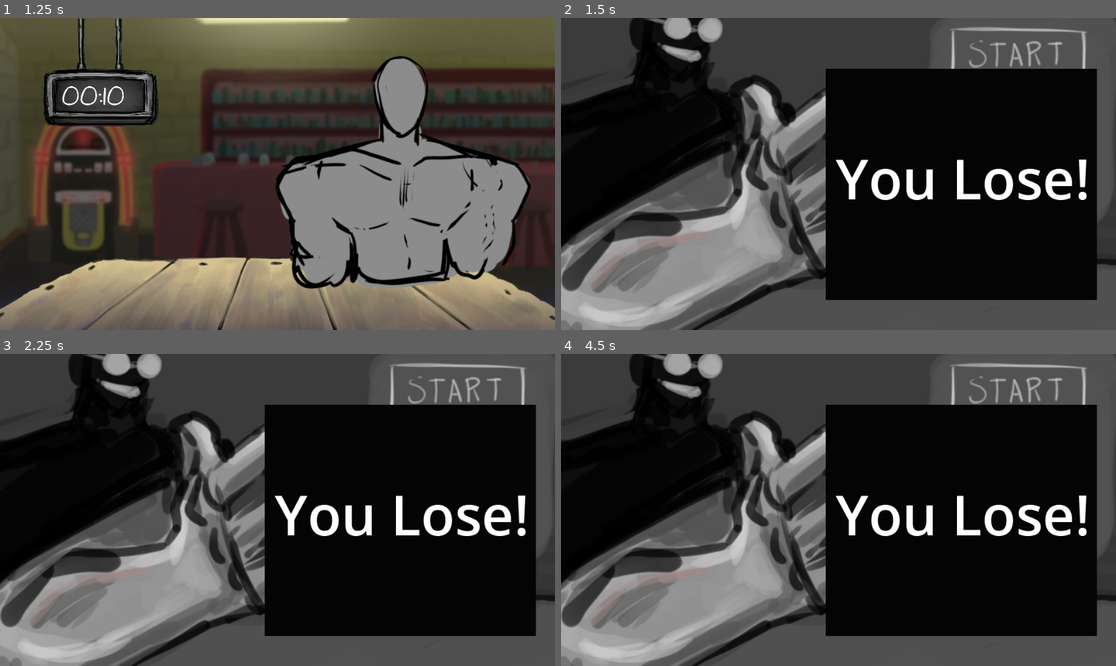
Above: before the commit, frames 1-4 (two rows, left to right).
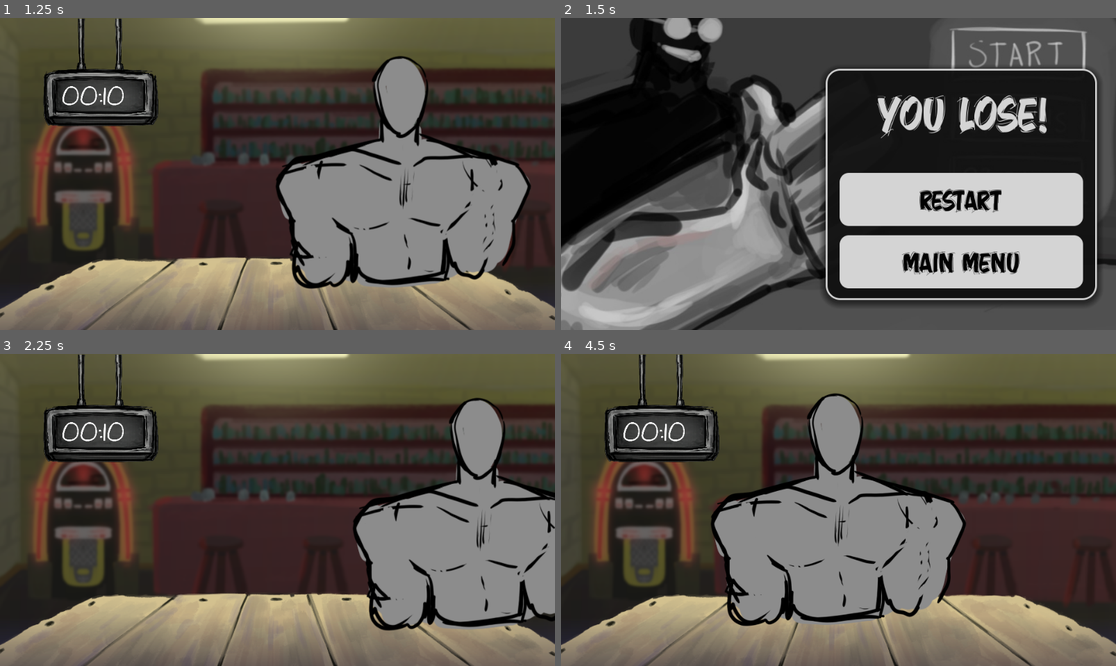
Above: after the commit, the same moments.

Repository: GinoNovello/ImachineWinning
Game: Godot game, scene res://Scenes/MainMenu/MainMenu.tscn
The game is run twice, just before and just after one commit, with the same random seed, the same clock (stepped at 60 frames per second) and the same inputs.
Inputs (mouse positions are in pixels of both pictures, inside the frame that each line leads up to):
- Up to frame 1 (1.25 s): click "New Game" at 0.5 s
- Up to frame 2 (1.5 s): tap Enter (ui_accept) at 1.25 s; hold Right (ui_right) from 1.28 s (still down); hold Space from 1.28 s (still down)
- Up to frame 3 (2.25 s): tap Enter (ui_accept) at 1.52 s; release Right (ui_right) at 2 s; release Space at 2 s; click (399, 534) at 2 s, where only the run after the commit has a clickable "Restart"
- Up to frame 4 (4.5 s): hold Down (ui_down) 2.78-3.53 s; tap Space at 2.85, 4.35 s; tap Enter (ui_accept) at 3.02, 3.5, 4.25 s; hold Right (ui_right) 3.53-4.28 s; hold Space 3.53-4.28 s; hold Up (ui_up) from 4.28 s (still down)

Frame 1 is identical in both runs. In frame 2, 20% of the frame differs, in the area x 46-98%, y 15-92%; in frame 3, 87%, in the area x 0-100%, y 0-100%; in frame 4, 87%.

Commit message:
feat: restart menu

Diff:
--- /dev/null
+++ b/Scenes/results/lose_scene.gd
@@ -0,0 +1,7 @@
+extends Node2D
+
+func _on_restart_pressed() -> void:
+	GameManager.start_new_game()
+
+func _on_main_menu_pressed() -> void:
+	GameManager.go_to_main_menu()
--- a/Scenes/results/lose_scene.tscn
+++ b/Scenes/results/lose_scene.tscn
@@ -1,25 +1,104 @@
 [gd_scene format=3 uid="uid://bnj8k7w0nj701"]
 
 [ext_resource type="Texture2D" uid="uid://drwf6f6l4smcc" path="res://Images/Menu.jpeg" id="1_kcm7k"]
+[ext_resource type="Script" uid="uid://cets3mv1hrjug" path="res://Scenes/results/lose_scene.gd" id="2_lose"]
+[ext_resource type="FontFile" uid="uid://b1yhde38f0p65" path="res://Fonts/Jember Sketch.ttf" id="3_font"]
+
+[sub_resource type="StyleBoxFlat" id="StyleBoxFlat_panel"]
+bg_color = Color(0.07, 0.07, 0.07, 0.92)
+border_width_left = 3
+border_width_top = 3
+border_width_right = 3
+border_width_bottom = 3
+border_color = Color(0.83033526, 0.83033514, 0.83033514, 1)
+corner_radius_top_left = 24
+corner_radius_top_right = 24
+corner_radius_bottom_right = 24
+corner_radius_bottom_left = 24
+corner_detail = 16
+shadow_color = Color(0, 0, 0, 0.5)
+shadow_size = 12
+shadow_offset = Vector2(0, 4)
+
+[sub_resource type="StyleBoxFlat" id="StyleBoxFlat_normal"]
+bg_color = Color(0.83033526, 0.83033514, 0.83033514, 1)
+corner_radius_top_left = 16
+corner_radius_top_right = 16
+corner_radius_bottom_right = 16
+corner_radius_bottom_left = 16
+corner_detail = 16
+
+[sub_resource type="StyleBoxFlat" id="StyleBoxFlat_pressed"]
+bg_color = Color(4.5724212e-07, 0.19441411, 0.1978297, 1)
+corner_radius_top_left = 16
+corner_radius_top_right = 16
+corner_radius_bottom_right = 16
+corner_radius_bottom_left = 16
+corner_detail = 16
+
+[sub_resource type="StyleBoxFlat" id="StyleBoxFlat_hover"]
+bg_color = Color(1.4439226e-07, 0.33335435, 0.33814734, 1)
+corner_radius_top_left = 16
+corner_radius_top_right = 16
+corner_radius_bottom_right = 16
+corner_radius_bottom_left = 16
+corner_detail = 16
 
 [node name="LoseScene" type="Node2D" unique_id=1929948916]
+script = ExtResource("2_lose")
 
 [node name="Sprite2D" type="Sprite2D" parent="." unique_id=1732400748]
 position = Vector2(466.25, 270)
 texture = ExtResource("1_kcm7k")
 
-[node name="ColorRect" type="ColorRect" parent="." unique_id=527169767]
+[node name="Panel" type="Panel" parent="." unique_id=527169767]
 offset_left = 458.0
 offset_top = 88.0
 offset_right = 927.0
 offset_bottom = 488.0
-color = Color(0.015686275, 0.015686275, 0.015686275, 1)
+theme_override_styles/panel = SubResource("StyleBoxFlat_panel")
 
-[node name="Label" type="Label" parent="ColorRect" unique_id=1440450864]
+[node name="Label" type="Label" parent="Panel" unique_id=1440450864]
 layout_mode = 0
 offset_left = 17.0
-offset_top = 123.0
+offset_top = 30.0
 offset_right = 457.0
-offset_bottom = 260.0
-theme_override_font_sizes/font_size = 96
+offset_bottom = 150.0
+theme_override_colors/font_color = Color(0.83033526, 0.83033514, 0.83033514, 1)
+theme_override_fonts/font = ExtResource("3_font")
+theme_override_font_sizes/font_size = 80
 text = "You Lose!"
+horizontal_alignment = 1
+
+[node name="VBoxContainer" type="VBoxContainer" parent="Panel" unique_id=1165693232]
+layout_mode = 0
+offset_left = 24.0
+offset_top = 180.0
+offset_right = 445.0
+offset_bottom = 380.0
+theme_override_constants/separation = 16
+
+[node name="Restart" type="Button" parent="Panel/VBoxContainer" unique_id=548207517]
+layout_mode = 2
+size_flags_vertical = 3
+theme_override_colors/font_color = Color(0.0093103545, 0.0093103545, 0.0093103545, 1)
+theme_override_fonts/font = ExtResource("3_font")
+theme_override_font_sizes/font_size = 48
+theme_override_styles/normal = SubResource("StyleBoxFlat_normal")
+theme_override_styles/pressed = SubResource("StyleBoxFlat_pressed")
+theme_override_styles/hover = SubResource("StyleBoxFlat_hover")
+text = "Restart"
+
+[node name="MainMenu" type="Button" parent="Panel/VBoxContainer" unique_id=1951989357]
+layout_mode = 2
+size_flags_vertical = 3
+theme_override_colors/font_color = Color(0.0093103545, 0.0093103545, 0.0093103545, 1)
+theme_override_fonts/font = ExtResource("3_font")
+theme_override_font_sizes/font_size = 48
+theme_override_styles/normal = SubResource("StyleBoxFlat_normal")
+theme_override_styles/pressed = SubResource("StyleBoxFlat_pressed")
+theme_override_styles/hover = SubResource("StyleBoxFlat_hover")
+text = "Main Menu"
+
+[connection signal="pressed" from="Panel/VBoxContainer/Restart" to="." method="_on_restart_pressed"]
+[connection signal="pressed" from="Panel/VBoxContainer/MainMenu" to="." method="_on_main_menu_pressed"]
--- a/scripts/flow/game_manager.gd
+++ b/scripts/flow/game_manager.gd
@@ -33,11 +33,15 @@
 var current_opponent_index := 0
 
 func start_new_game():
+	current_opponent_index = 0
 	player = Player.new()
 	opponent = create_opponent()
 	referee = Referee.new()
 
 	get_tree().change_scene_to_file("res://Scenes/game/game_scene.tscn")
+
+func go_to_main_menu():
+	get_tree().change_scene_to_file("res://Scenes/MainMenu/MainMenu.tscn")
 
 func start_match():
 	get_tree().reload_current_scene()
